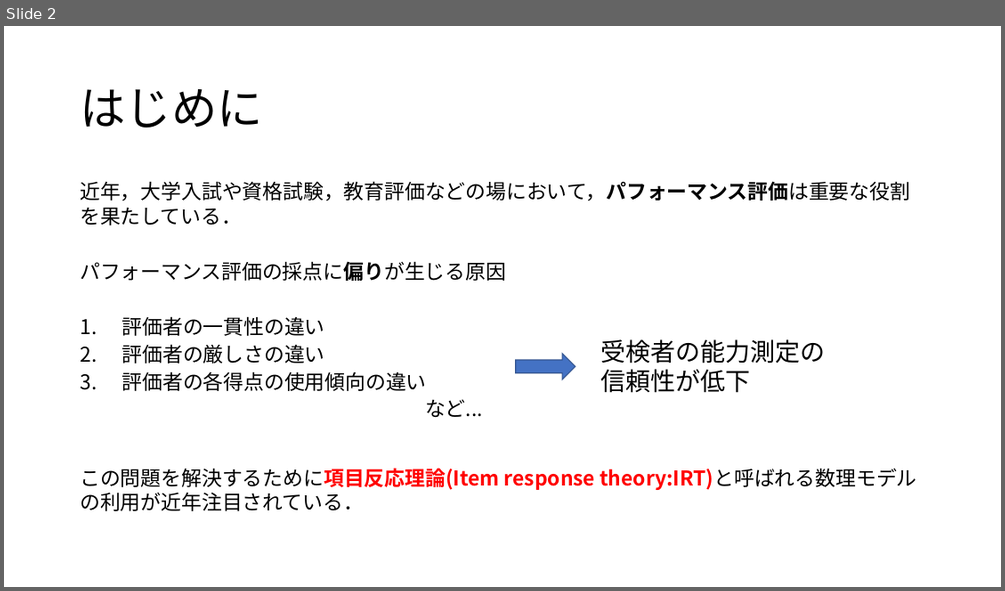
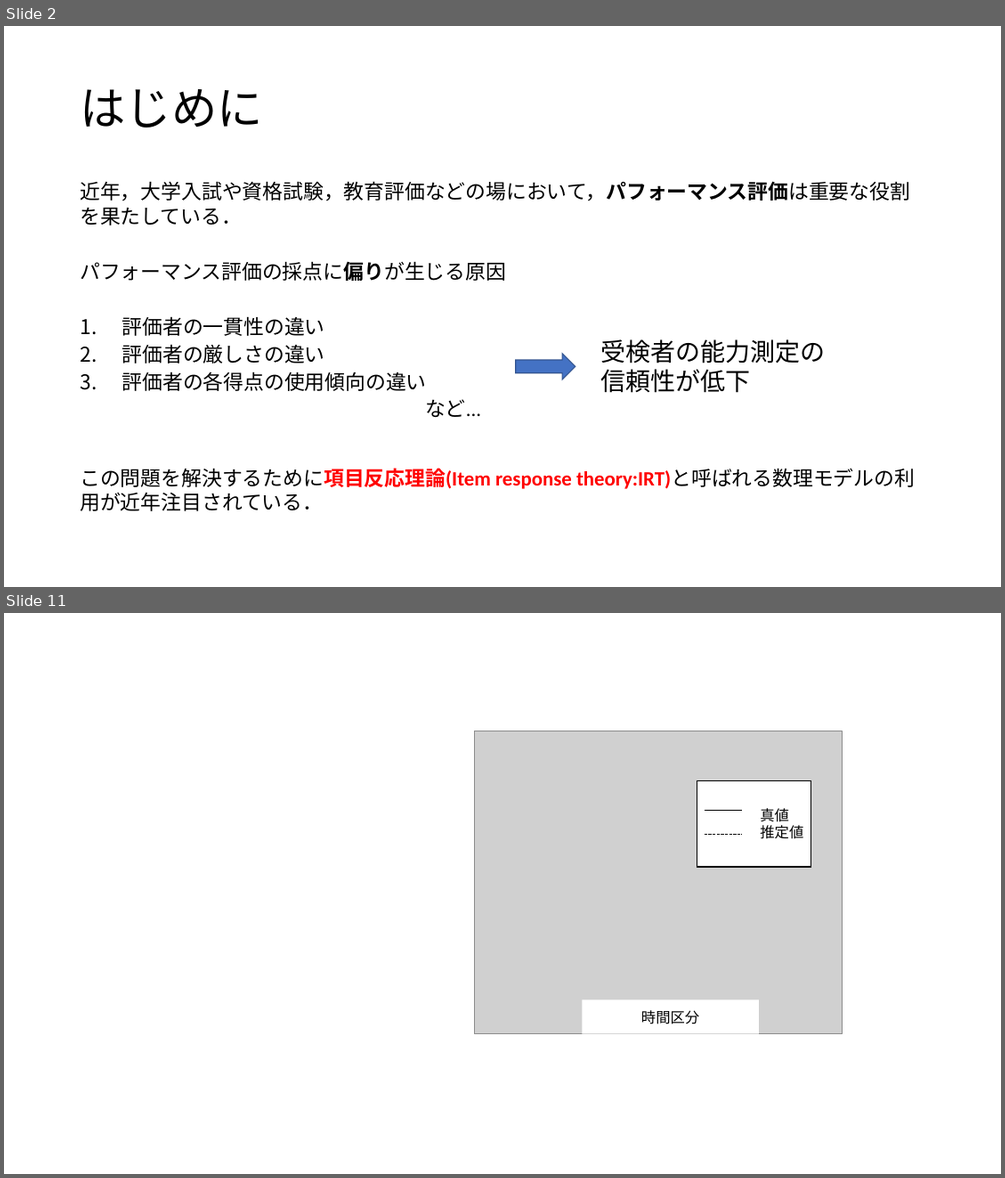
Before and after one commit to Mayu925/lab, a slide deck: chukan/発表スライド.pptx. Shown one above the other, each under a label of ours: slide 2 before the commit, slides 2 and 11 after it; the slides between them are not shown. The pictures are 1005x591 and 1005x1178 pixels, drawn with LibreOffice and Linux fonts; fonts in the diff are those of the drawing; grey boxes stand for pictures. Boxes give left, top, right and bottom in pixels: in the first picture for what was removed or moved away, otherwise in the second. Text is boxed around its words. In the diff, an @@ line names an element or a change of style, - is before the commit and + after.

```diff
--- a/chukan/発表スライド.pptx
+++ b/chukan/発表スライド.pptx
@@ slide 11 added at (4,613,1001,1174), background #FFFFFF @@
@@ group added at (474,731,842,1034): 2 lines, 1 picture, 1 rectangle @@
+真値
+推定値
@@ rectangle added at (582,999,759,1034), fill #FFFFFF, 14 pt, text #000000 @@
+時間区分
@@ slide 2 changed as well @@
@@ text "近年，大学入試や資格試験，教育評価などの場において，パフォーマンス評価は重要な役割を果たしている．" at (80,181,914,511): font Noto Sans CJK JP to Calibri @@
```
Also in this commit, not shown: 7 other slides changed, 15 other slides added, 4 slides removed, 2 other files.
